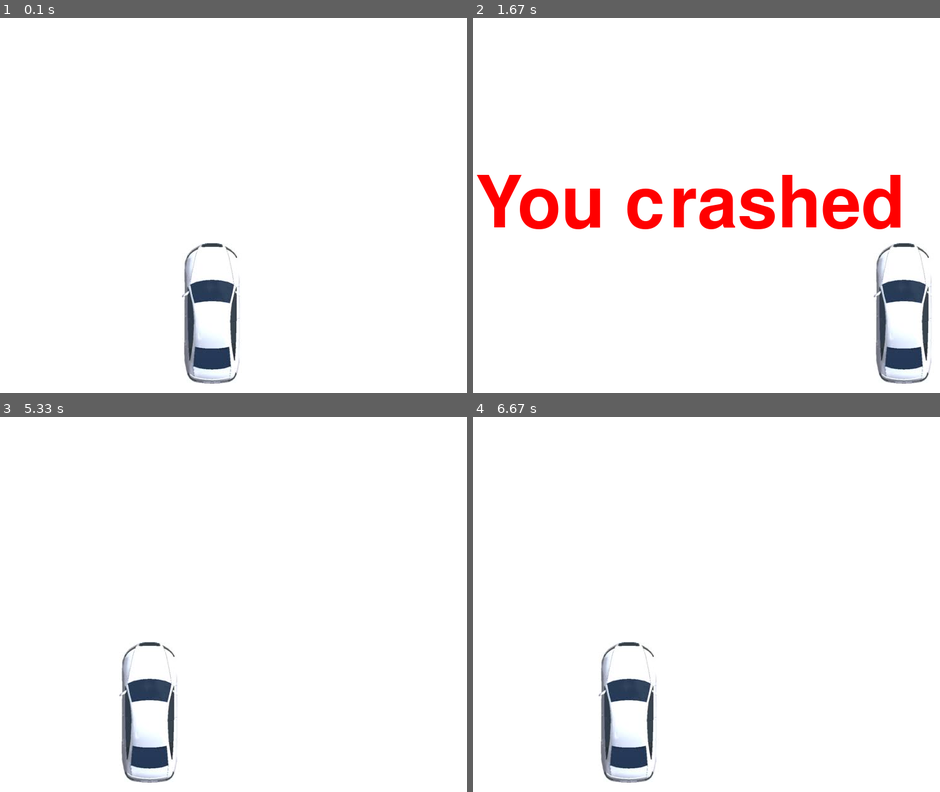
Above: before the commit, frames 1-4 (two rows, left to right).
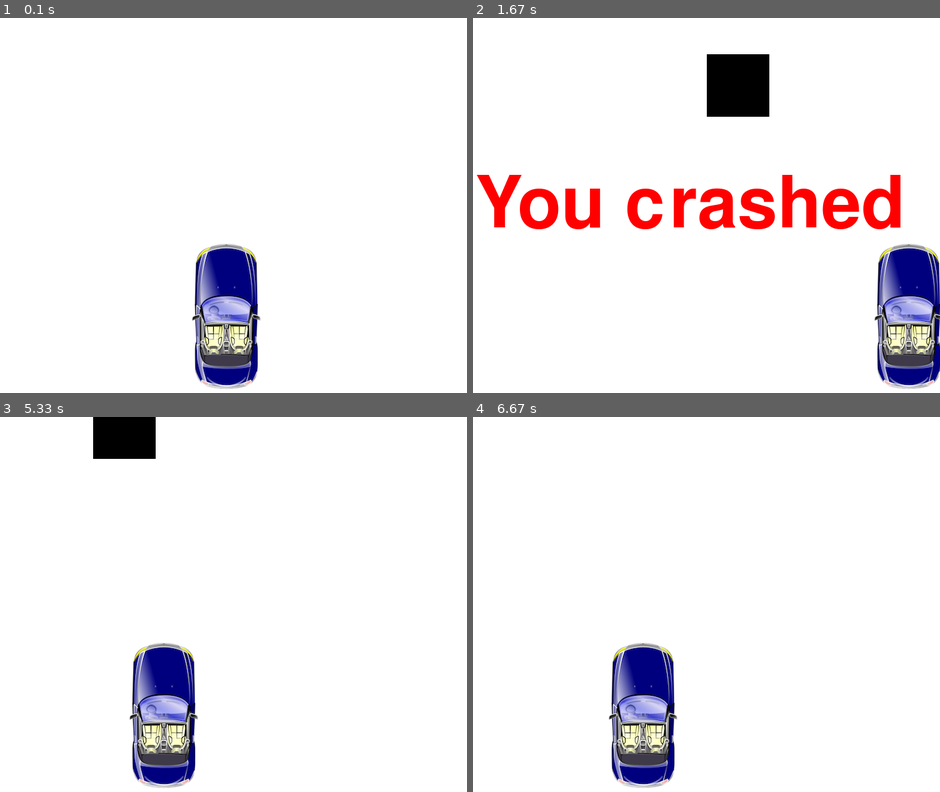
Above: after the commit, the same moments.

Repository: marioaburto10/pygame
Game: pygame game, started from racey.py
Two runs of this game, one before a commit and one after it. Both use one fixed random seed, a clock stepped at 60 frames per second and the inputs below.
Inputs:
- Up to frame 1 (0.1 s): no input
- Up to frame 2 (1.67 s): hold Right 0.33-0.8 s; hold Right 0.83-1.3 s
- Up to frame 3 (5.33 s): hold Left from 5.07 s (still down)
- Up to frame 4 (6.67 s): release Left at 5.47 s; hold Right 5.5-6.13 s; hold Left 6.17-6.63 s

The runs differ from the first frame. In frame 1, 5.6% of the frame differs, in the area x 38-56%, y 60-99%; in frame 2, 7.1%, in the area x 50-100%, y 9-99%; in frame 3, 7.1%; in frame 4, 5.6%.

Commit message:
rendering a random moving object to the screen

Diff:
--- a/racey.py
+++ b/racey.py
@@ -1,7 +1,9 @@
 # bring in the pygame module
 import pygame
-
+# bring in time module
 import time
+# import python's random module
+import random
 
 #initialize pygame
 pygame.init()
@@ -28,11 +30,14 @@
 clock = pygame.time.Clock()
 
 #bringing in our car image
-carImg = pygame.image.load('car.jpeg')
+carImg = pygame.image.load('car.png')
 
 #function that will display car on screen
 def car(x,y):
 	gameDisplay.blit(carImg, (x,y))
+# function that will render an object on the screen
+def renderThings(thing_x, thing_y, thing_w, thing_h, color):
+	pygame.draw.rect(gameDisplay, color, [thing_x, thing_y, thing_w, thing_h])
 
 # function that produces the surface of the message.
 def text_objects(text, font):
@@ -65,11 +70,21 @@
 def game_loop():
 
 	#setting coordinates of where we want our car to be located at
-	x = (display_width * 0.35)
+	x = (display_width * 0.45)
 	y = (display_height * 0.6)
 
 	# car will start out not moving at position 0
 	x_change = 0
+
+	# start object at random x position
+	thing_start_x = random.randrange(0, display_width)
+	# start object off the screen
+	thing_start_y = -600
+	# speed of 7 px per second
+	thing_speed = 7
+	# dimensions of object
+	thing_width = 100
+	thing_height = 100
 
 	#still in game
 	gameExit = False
@@ -99,10 +114,17 @@
 
 		#setting background of white before displaying car
 		gameDisplay.fill(white)
+
+
+		# render an object to the screen
+		renderThings(thing_start_x, thing_start_y, thing_width, thing_height, black)
+		#give the object an appearance of motion
+		thing_start_y += thing_speed
+
 		#loading car on screen
 		car(x,y)
 		# will run crash function if the car hits either sides of the screen
-		if x > display_width - car_width * 2.4 or x < -50:
+		if x > display_width - car_width * 1.5 or x < 0:
 			crash()
 
 		#update screen
Binary file changed: car.png
Not shown, added: .DS_Store
